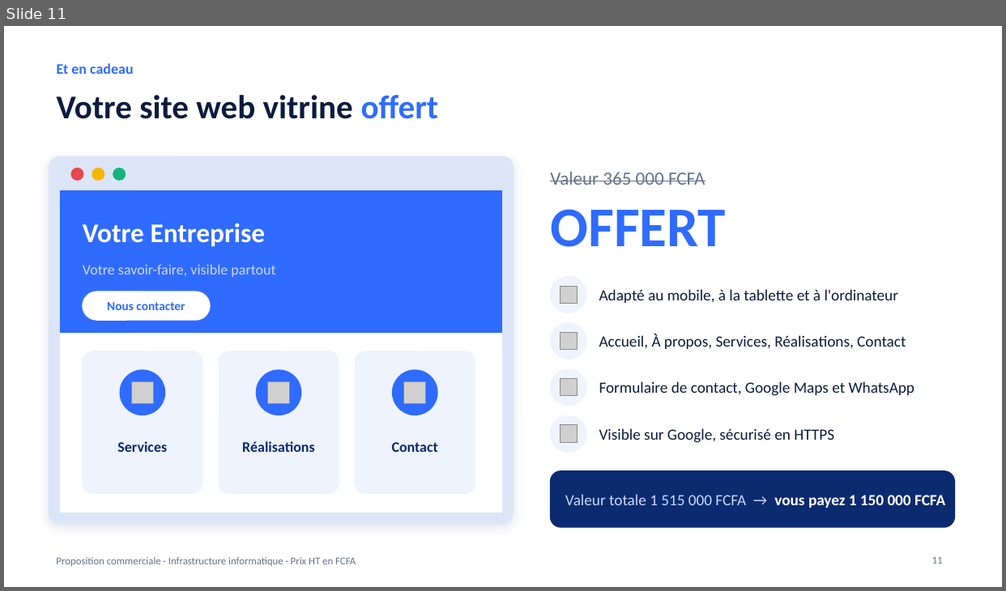
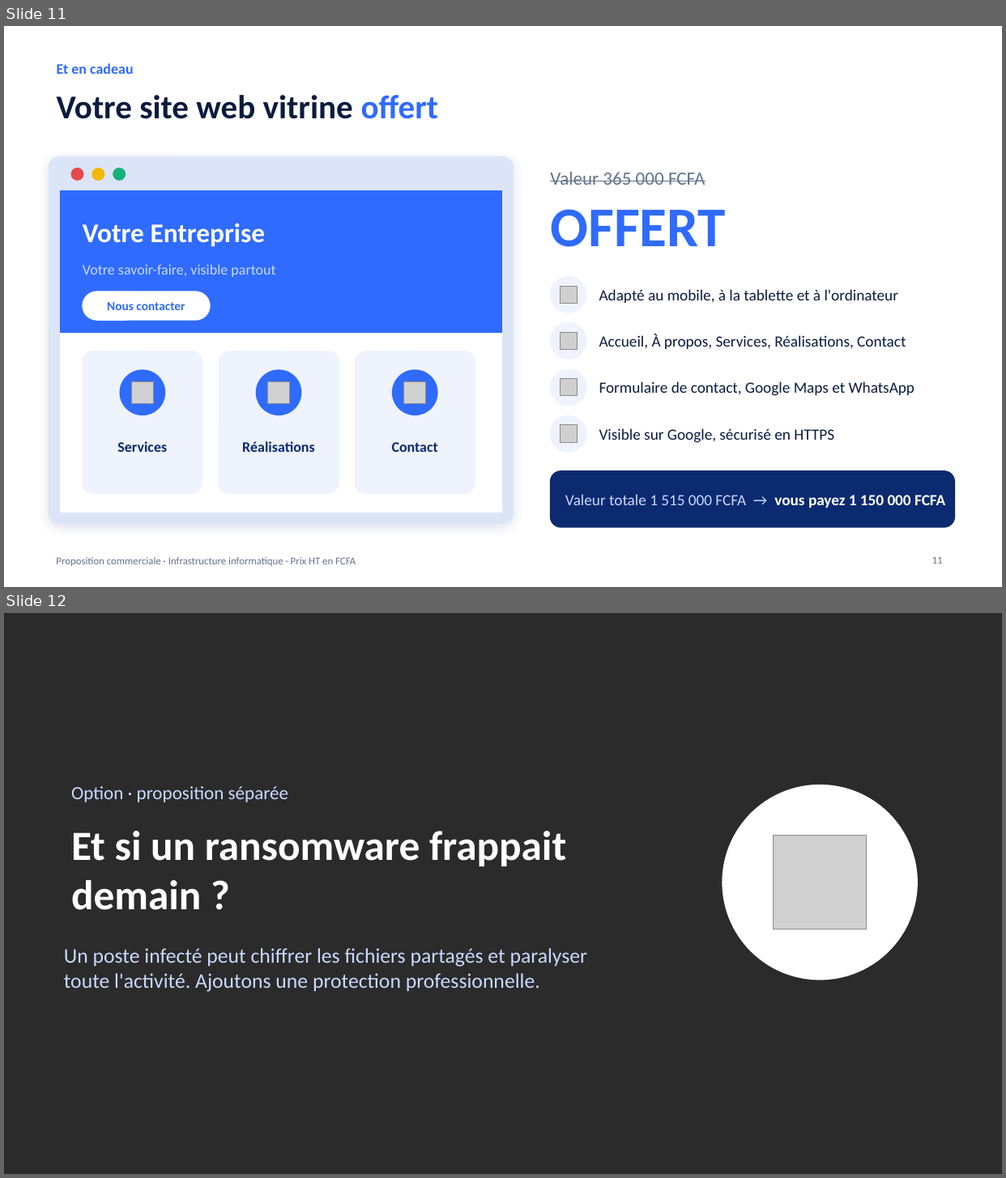
Before and after one commit to meledjearmel/others-documents, a slide deck: proposition-serveur/Proposition_Serveur_Proxmox_WindowsServer.pptx. Shown one above the other, each under a label of ours: slide 11 before the commit, slides 11 and 12 after it. The pictures are 1006x591 and 1006x1178 pixels, drawn with LibreOffice and Linux fonts; fonts in the diff are those of the drawing; grey boxes stand for pictures; background and template pictures are left out; a plain dark background stands for a picture behind light text. Boxes give left, top, right and bottom in pixels: in the first picture for what was removed or moved away, otherwise in the second. Text is boxed around its words. In the diff, an @@ line names an element or a change of style, - is before the commit and + after.

```diff
--- a/proposition-serveur/Proposition_Serveur_Proxmox_WindowsServer.pptx
+++ b/proposition-serveur/Proposition_Serveur_Proxmox_WindowsServer.pptx
@@ slide 12 added at [4,613,1002,1174], background picture (left out) @@
@@ text added at [71,786,288,803], 18 pt, text #C9D8FF @@
+Option · proposition séparée
@@ ellipse added at [722,786,918,980], fill #FFFFFF, outline #FFFFFF 1 pt @@
@@ title added at [71,831,566,910], 40 pt, text #FFFFFF, bold @@
+Et si un ransomware frappait demain ?
@@ picture added at [774,836,867,930] @@
@@ text added at [64,948,588,992], 20 pt, text #C9D8FF @@
+Un poste infecté peut chiffrer les fichiers partagés et paralyser toute l'activité. Ajoutons une protection professionnelle.
```
Also in this commit, not shown: 1 other slide added, 1 other file.
